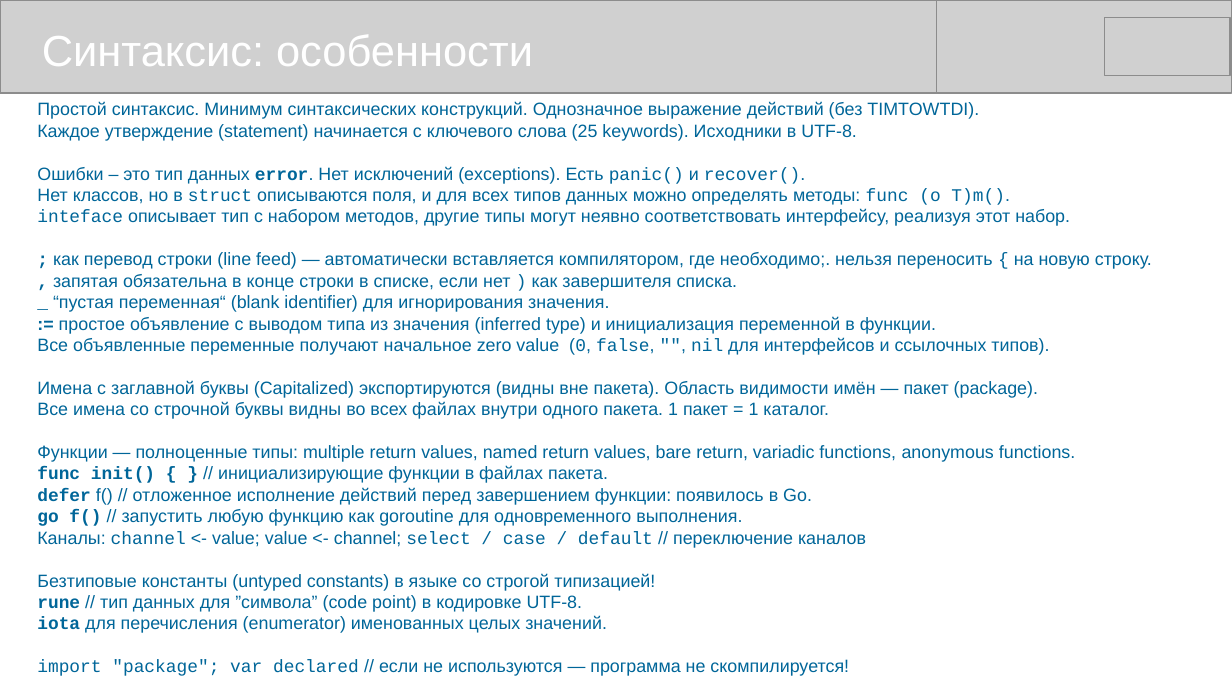
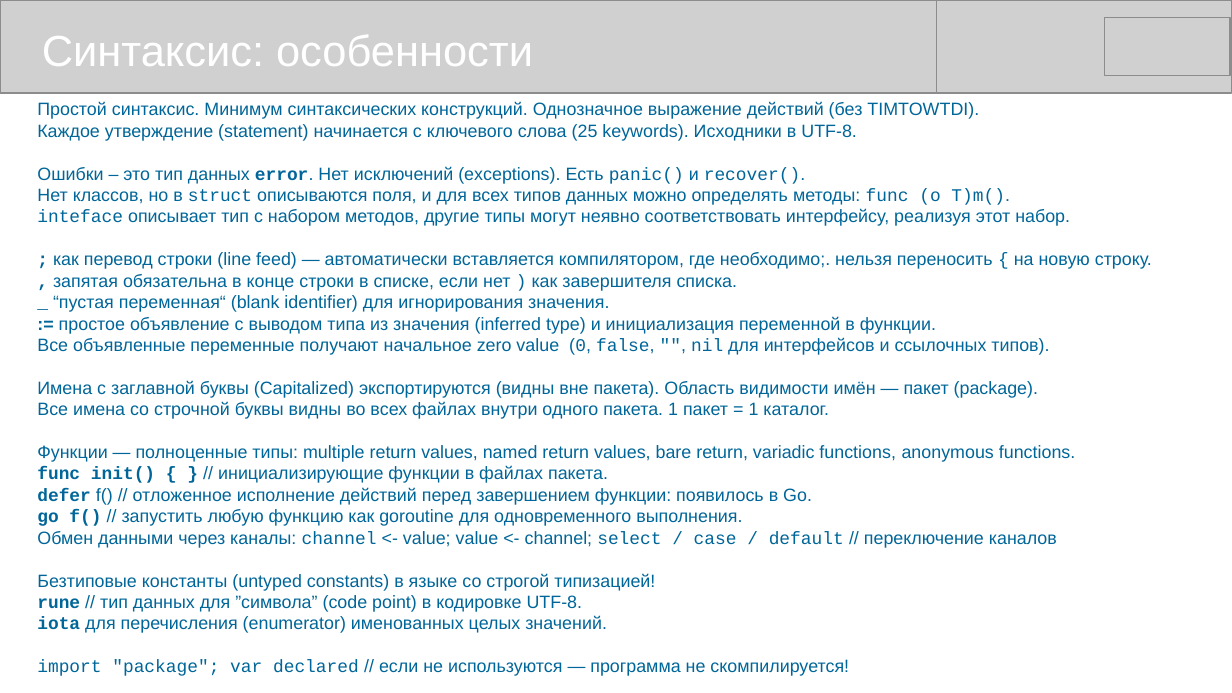
Before and after one commit to mike-shock/Go_language, a slide deck: slide 10 of Go_Preview.odp (slide 9 before the commit). Drawn at 1232x693 pixels with LibreOffice and Linux fonts; fonts in the diff are those of the drawing; grey boxes stand for pictures. Boxes give left, top, right and bottom in pixels: in the first picture for what was removed or moved away, otherwise in the second. Text is boxed around its words. In the diff, an @@ line names an element or a change of style, - is before the commit and + after.

```diff
--- a/Go_Preview.odp
+++ b/Go_Preview.odp
@@ text at box(37, 531, 1057, 548): text changed @@
-Каналы: channel <- value; value <- channel; select / case / default // переключение каналов
+Обмен данными через каналы: channel <- value; value <- channel; select / case / default // переключение каналов
```
Also in this commit, not shown: 4 other slides changed, 3 other files.
